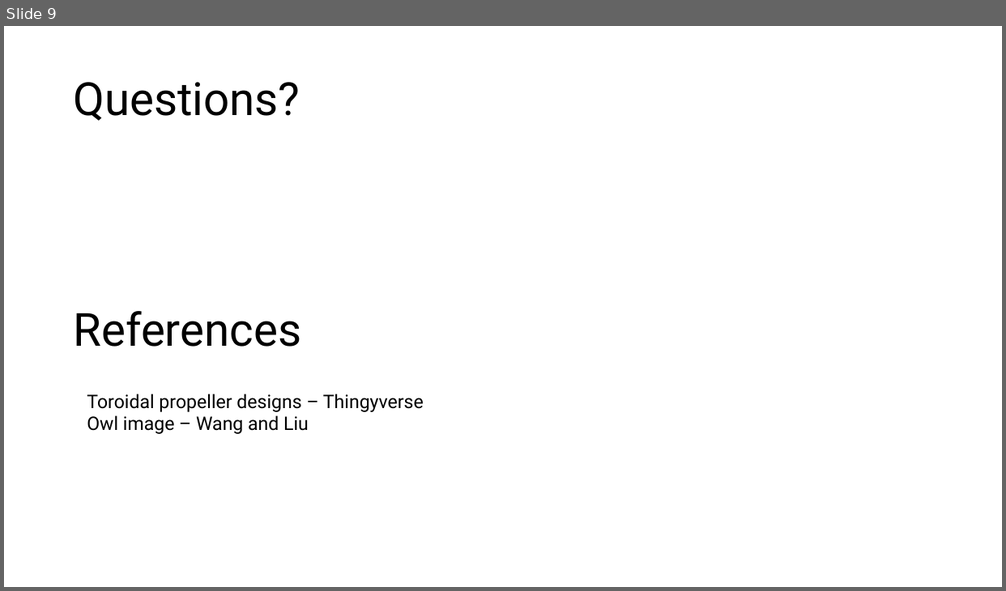
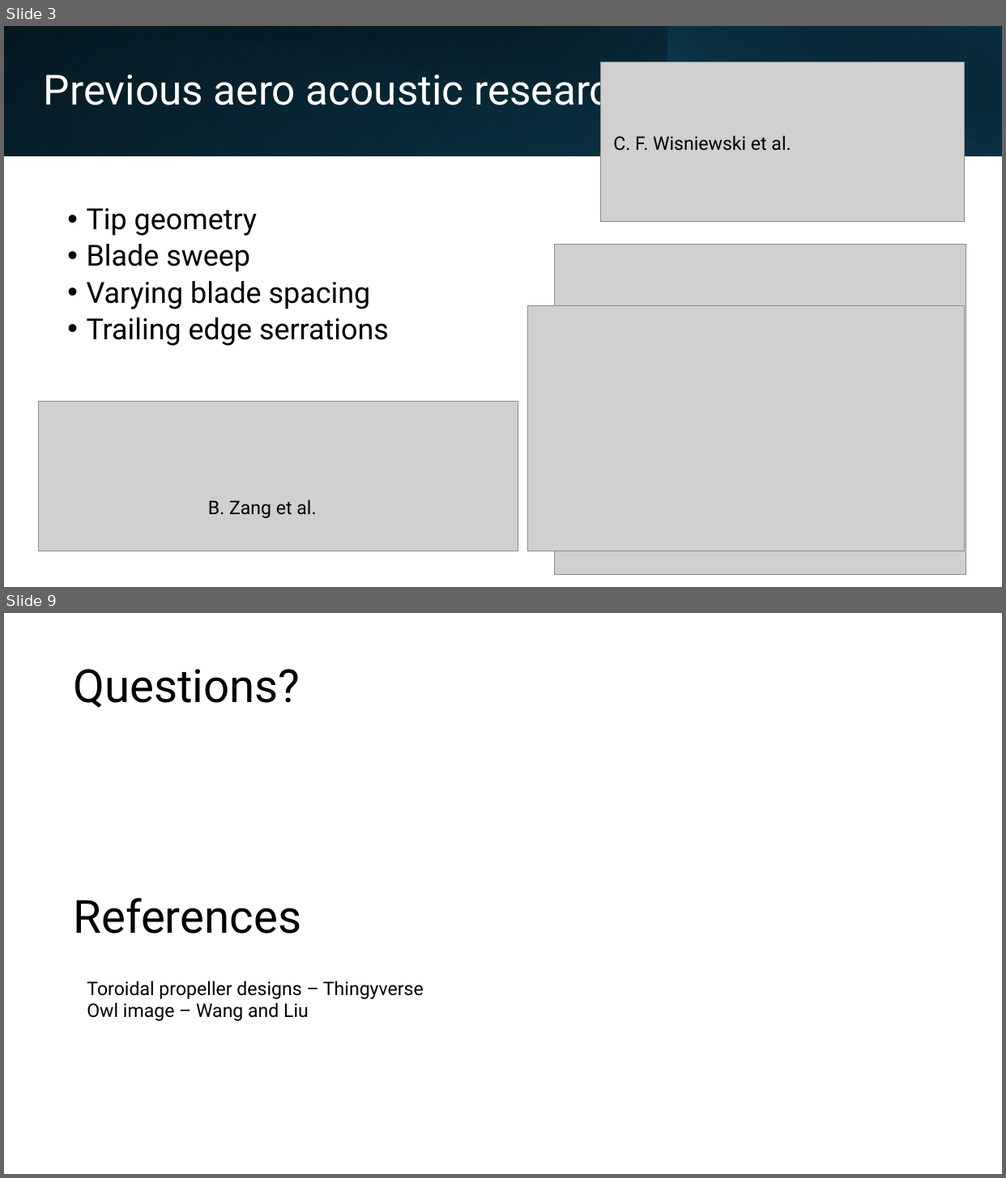
Before and after one commit to lpender3672/propeller-acoustics, a slide deck: deliverables/michaelmas_presentation.pptx. Shown one above the other, each under a label of ours: slide 9 before the commit, slides 3 and 9 after it; the slides between them are not shown. The pictures are 1006x591 and 1006x1178 pixels, drawn with LibreOffice and Linux fonts; fonts in the diff are those of the drawing; grey boxes stand for pictures. Boxes give left, top, right and bottom in pixels: in the first picture for what was removed or moved away, otherwise in the second. Text is boxed around its words. In the diff, an @@ line names an element or a change of style, - is before the commit and + after.

```diff
--- a/deliverables/michaelmas_presentation.pptx
+++ b/deliverables/michaelmas_presentation.pptx
@@ slide 3 added at bbox=[4, 26, 1002, 587], background #FFFFFF @@
@@ rectangle added at bbox=[4, 26, 1002, 156], fill gradient #000000 to #104862 @@
@@ rectangle added at bbox=[4, 26, 669, 156], fill gradient #156082 to #0B3041 @@
@@ rectangle added at bbox=[41, 26, 1002, 157], fill gradient #000000 to #0B3041 @@
@@ rectangle added at bbox=[668, 26, 1002, 156], fill gradient #156082 to #000000 @@
@@ title added at bbox=[44, 66, 634, 115], 40 pt, text #FFFFFF @@
+Previous aero acoustic research
@@ picture added at bbox=[601, 62, 965, 221] @@
@@ text added at bbox=[613, 135, 791, 151], 18 pt, text #000000 @@
+C. F. Wisniewski et al.
@@ text added at bbox=[87, 208, 389, 346], 28 pt, text #000000 @@
+  • Tip geometry
+  • Blade sweep
+  • Varying blade spacing
+  • Trailing edge serrations
@@ picture added at bbox=[554, 245, 966, 574] @@
@@ picture added at bbox=[528, 306, 965, 552] @@
@@ picture added at bbox=[39, 402, 518, 552] @@
@@ text added at bbox=[208, 500, 316, 518], 18 pt, text #000000 @@
+B. Zang et al.
```
Also in this commit, not shown: 6 slides changed, 1 other slide added, 2 slides removed, 6 other files.
